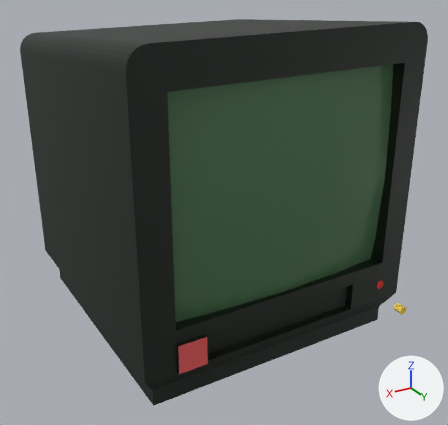
Two versions of the Blender file 3DWork/assets_blender.blend, one commit apart.
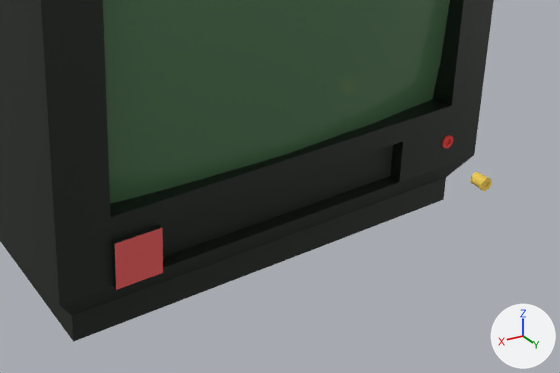
Each version appears first whole from a 50 mm lens placed at (1.82, 3.22, 2.32), pointed at (-0.07, 0.08, 0.75), and next in a close-up on the part from 24% to 100% of the width and 47% to 100% of the height. The axes (+X, +Y, +Z) are drawn at lower right. The lights are the same throughout. The older version's two pictures come first. The same objects are shown in both versions, whatever each file hides.

The first close-up shows 'RCA_yellow', 'TV_main', 'screen' and 1 more.
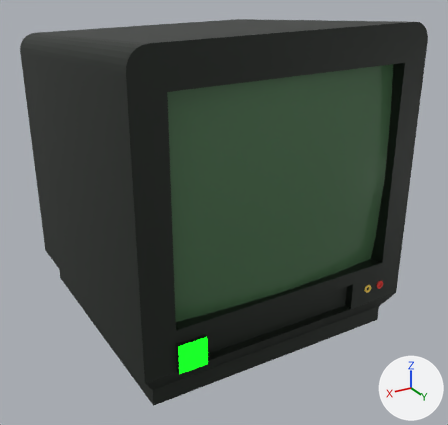
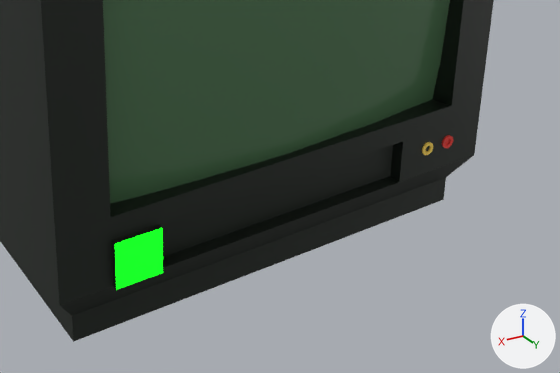
What differs and where, as boxes (x1, y1, x2, y2) in the close-ups (560 x 373 px):
'TV_main', recoloured, surface changed
    both: (111, 139, 437, 294)
'RCA_yellow', moved
    before: (470, 172, 492, 191)
    after: (422, 142, 433, 155)

The change, as a diff of the scene's bpy script:
```diff
--- a/3DWork/assets_blender.blend.py
+++ b/3DWork/assets_blender.blend.py
@@ mat_red_glow @@
 mat_red_glow = principled_material('red_glow')
-mat_red_glow.base_color = (0.8, 0.104, 0.104)  # red #e75b5b
+mat_red_glow.base_color = (0.0, 0.8, 0.00499)  # green #00e710
+mat_red_glow.emission_strength = 3.2
+mat_red_glow.emission_color = (0.0, 1.0, 0.00313)  # green #00ff0a
@@ ob_rca_yellow @@
 ob_rca_yellow = bpy.data.objects.new('RCA_yellow', me_cylinder)
-ob_rca_yellow.location = (-0.608, 1.125, 0.418)
+ob_rca_yellow.location = (-0.608, 0.84, 0.416)
 ob_rca_yellow.rotation_euler = (-1.564, 0.0, 0.0)  # degrees (-90, 0, 0)
```
